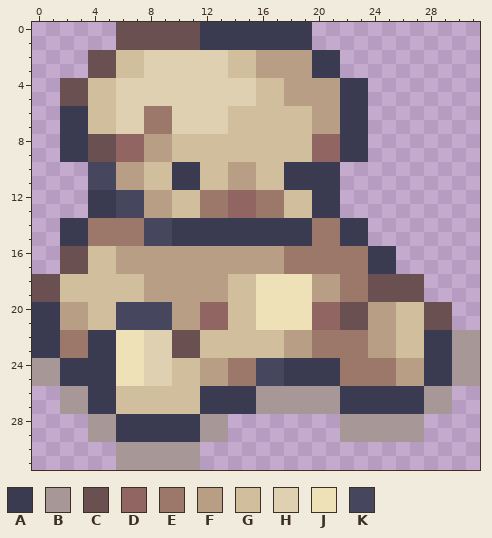
A pixel-art sprite gets an edit: images/actions/Blondie_icon.png. That is the earlier state.
The file is 32x32 pixels.
Palette (. is transparent): A #3a3a50  B #a79796  C #6b5052  D #916662  E #9c786b  F #b99e86  G #d0be9c  H #e0d0b2  J #eee1b7  K #46465e
Pixels before, first column x 0:
 0 ......CCCCCCAAAAAAAA............
 1 ......CCCCCCAAAAAAAA............
 2 ....CCGGHHHHHHGGFFFFAA..........
 3 ....CCGGHHHHHHGGFFFFAA..........
 4 ..CCGGHHHHHHHHHHGGFFFFAA........
 5 ..CCGGHHHHHHHHHHGGFFFFAA........
 6 ..AAGGHHEEHHHHGGGGGGFFAA........
 7 ..AAGGHHEEHHHHGGGGGGFFAA........
 8 ..AACCDDFFGGGGGGGGGGDDAA........
 9 ..AACCDDFFGGGGGGGGGGDDAA........
10 ....KKFFGGAAGGFFGGAAAA..........
11 ....KKFFGGAAGGFFGGAAAA..........
12 ....AAKKFFGGEEDDEEGGAA..........
13 ....AAKKFFGGEEDDEEGGAA..........
14 ..AAEEEEKKAAAAAAAAAAEEAA........
15 ..AAEEEEKKAAAAAAAAAAEEAA........
16 ..CCGGFFFFFFFFFFFFEEEEEEAA......
17 ..CCGGFFFFFFFFFFFFEEEEEEAA......
18 CCGGGGGGFFFFFFGGJJJJFFEECCCC....
19 CCGGGGGGFFFFFFGGJJJJFFEECCCC....
20 AAFFGGKKKKFFDDGGJJJJDDCCFFGGCC..
21 AAFFGGKKKKFFDDGGJJJJDDCCFFGGCC..
22 AAEEAAJJHHCCGGGGGGFFEEEEFFGGAABB
23 AAEEAAJJHHCCGGGGGGFFEEEEFFGGAABB
24 BBAAAAJJHHGGFFEEKKAAAAEEEEFFAABB
25 BBAAAAJJHHGGFFEEKKAAAAEEEEFFAABB
26 ..BBAAGGGGGGAAAABBBBBBAAAAAABB..
27 ..BBAAGGGGGGAAAABBBBBBAAAAAABB..
28 ....BBAAAAAABB........BBBBBB....
29 ....BBAAAAAABB........BBBBBB....
30 ......BBBBBB....................
31 ......BBBBBB....................
New version:
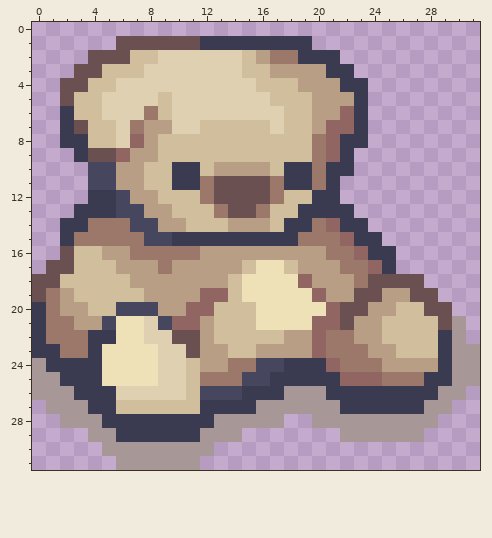
The edit:
Changed rows in their new state; - is an unchanged pixel.
first column x 0:
 0 ------..............------------
 2 ------C-G-----H--EEA------------
 3 ---C-G--------H-G---F-A---------
 4 ------------------G-------------
 5 ---G-H---G------H-GG--F---------
 6 ---G-H---G----HHHH----D---------
 7 ---C---EFF--GG---H---DD---------
 8 ----GGH--G----------E-----------
 9 --.----F-G----------E--.--------
10 -------------F--F---E-A---------
11 ------------ECCCCE--E-----------
12 -------F-G---CCCC---------------
13 ---A--------G-CC-G-A--A---------
14 -------K-FFGGGFFFG---D----------
15 ---E---------------E--D-A-------
16 ---G-F-EEEEE------FFF--D--------
17 -C-G-----E-----GJJGFFF--D-------
18 -------F-------J---D--F---------
19 -EF---------DD-J----D-FC-FF-C---
20 -E-------F-D-G------J-----------
21 -EE-FKJJH-DDFG---------F-G--G-B-
22 -E----------F-------D--F-G--G--.
23 -----J--J-H-FF--FF--D-------G---
24 -A---J--J-H----------D---F--F---
25 -----J--J-H-EE-K-A----DDD-EE----
26 BB-A--HHHHH-KKK-AA---A------A-B-
27 -B------------------------------
28 --BB-A------A-BBBB--BB------B---
29 --------------B-----------------
30 -----B------B-------------------
Where, in picture pixels (left, top, right, bottom), the same in both pictures:
changed: (32, 22, 480, 456)
